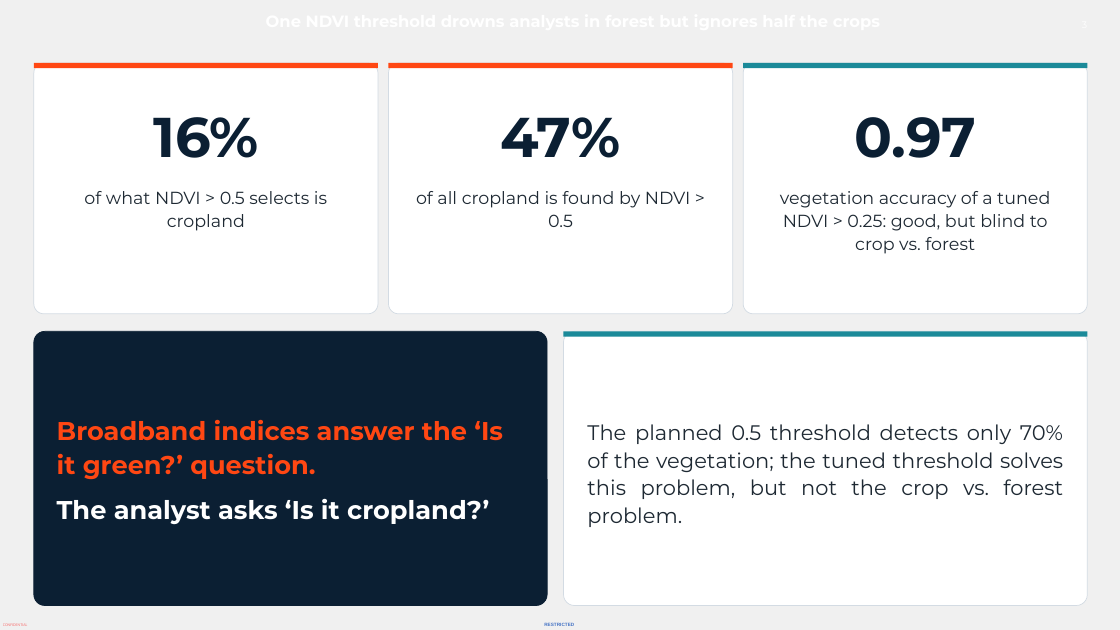
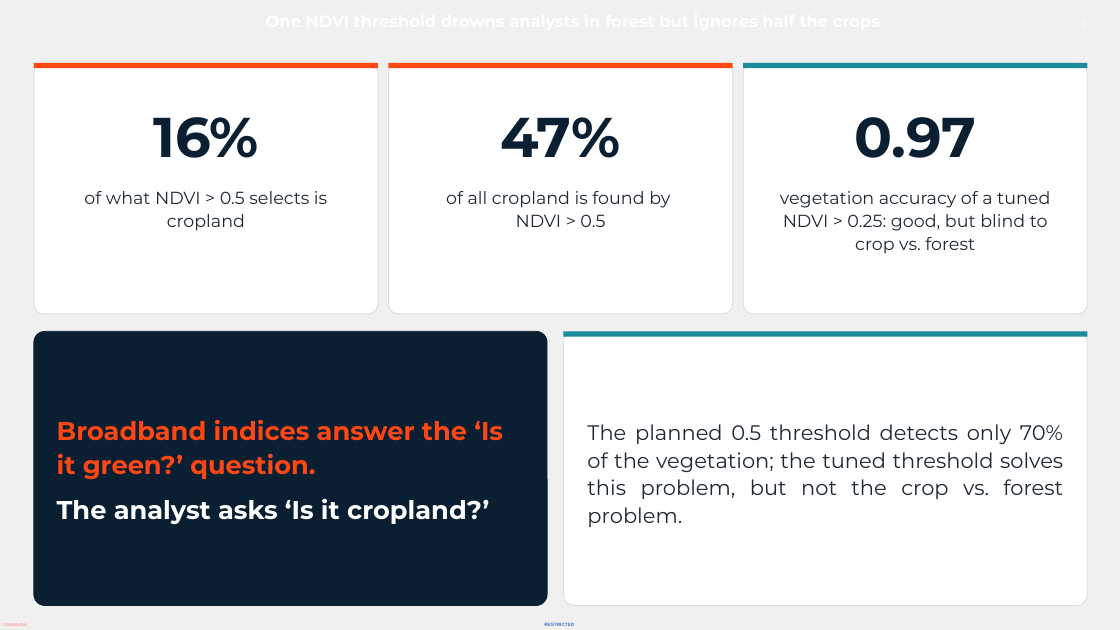
Before and after one commit to mariolinoiii/team_demeter_hyperspectral_project, a slide deck: slide 3 of presentation.pptx. Drawn at 1120x630 pixels with LibreOffice and Linux fonts; fonts in the diff are those of the drawing; background and template pictures are left out. Boxes give left, top, right and bottom in pixels: in the first picture for what was removed or moved away, otherwise in the second. Text is boxed around its words. In the diff, an @@ line names an element or a change of style, - is before the commit and + after.

```diff
--- a/presentation.pptx
+++ b/presentation.pptx
@@ text at (446,191,670,227): text changed @@
-of all cropland is found by NDVI > 0.5
+of all cropland is found by
+NDVI > 0.5
```
Also in this commit, not shown: 1 other slide changed, 1 other file.
